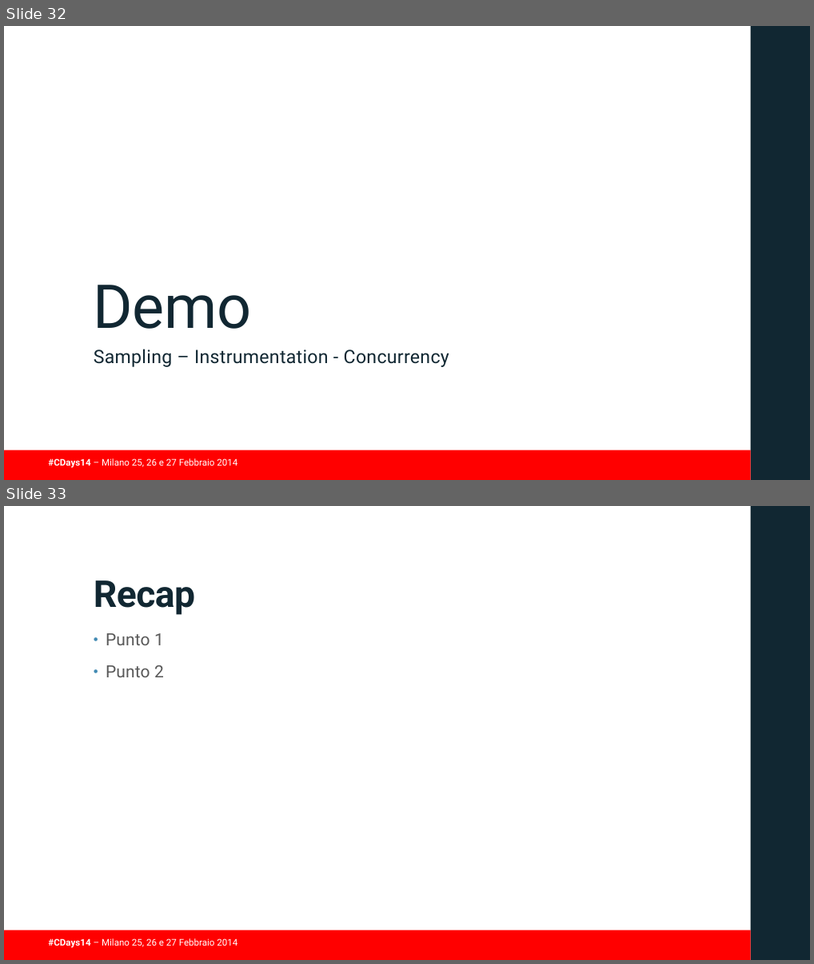
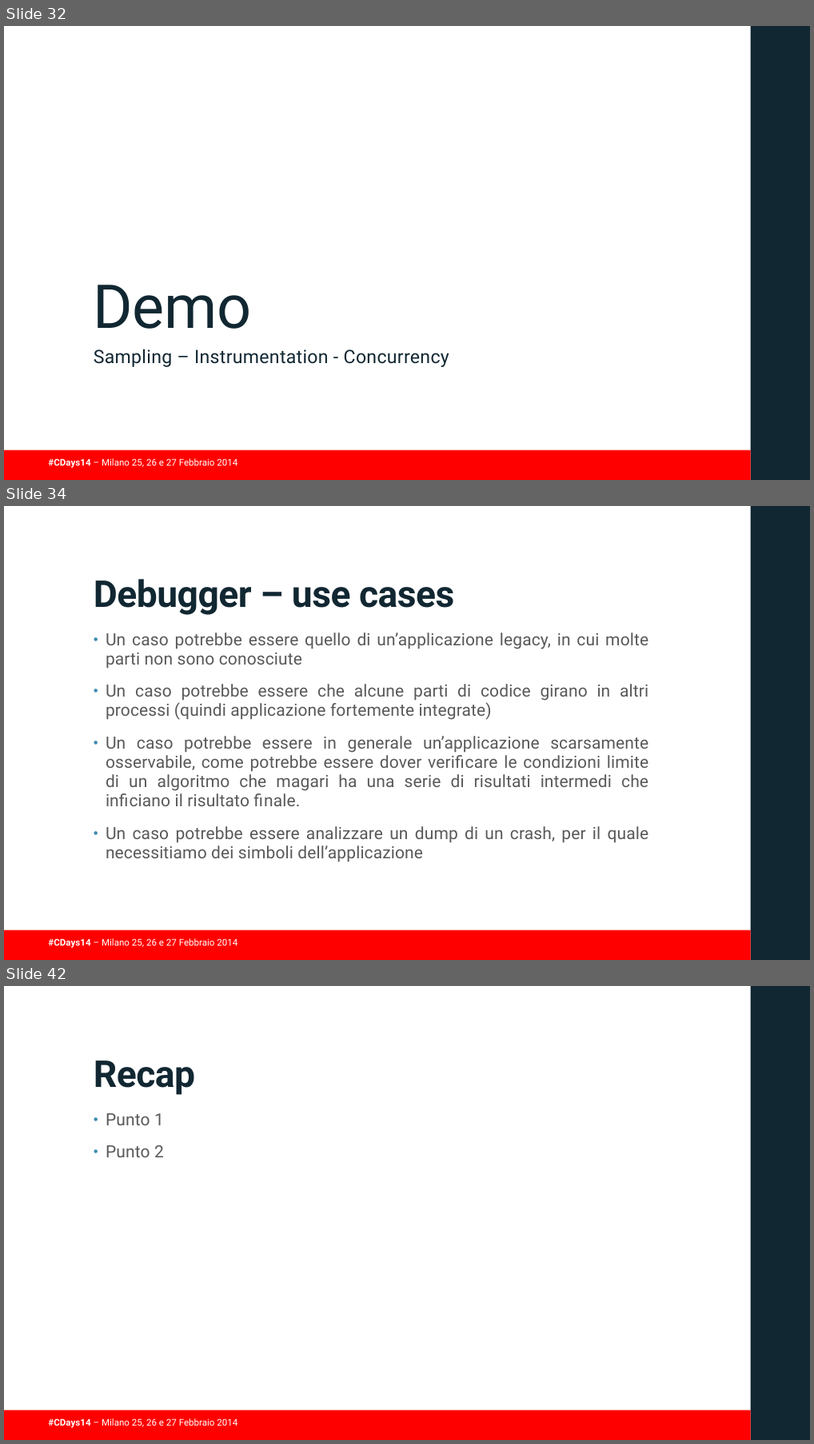
Before and after one commit to guidop/CDays14, a slide deck: presentazioneCDAYS2014.pptx. Shown one above the other, each under a label of ours: slides 32 and 33 before the commit, slides 32, 34 and 42 after it; the slides between them are not shown. The pictures are 814x964 and 814x1444 pixels, drawn with LibreOffice and Linux fonts; fonts in the diff are those of the drawing; background and template pictures are left out. Boxes give left, top, right and bottom in pixels: in the first picture for what was removed or moved away, otherwise in the second. Text is boxed around its words. In the diff, an @@ line names an element or a change of style, - is before the commit and + after.

Commit message:
alcune slide sul debugger

```diff
--- a/presentazioneCDAYS2014.pptx
+++ b/presentazioneCDAYS2014.pptx
@@ slide 34 added at (x1=4, y1=506, x2=810, y2=960), background #FFFFFF; not listed: 3 template elements that a slide beside it also shows @@
@@ title added at (x1=94, y1=579, x2=454, y2=615), 44 pt, text #112732, bold @@
+Debugger – use cases
@@ text added at (x1=106, y1=632, x2=650, y2=862), 20 pt, text #595959 @@
+• Un caso potrebbe essere quello di un’applicazione legacy, in cui molte parti non sono conosciute
+• Un caso potrebbe essere che alcune parti di codice girano in altri processi (quindi applicazione fortemente integrate)
+• Un caso potrebbe essere in generale un’applicazione scarsamente osservabile, come potrebbe essere dover verificare le condizioni limite di un algoritmo che magari ha una serie di risultati intermedi che inficiano il risultato finale.
+• Un caso potrebbe essere analizzare un dump di un crash, per il quale necessitiamo dei simboli dell’applicazione
@@ what was slide 33 is now slide 42 @@
```
Also in this commit, not shown: 2 slides changed, 8 other slides added.
